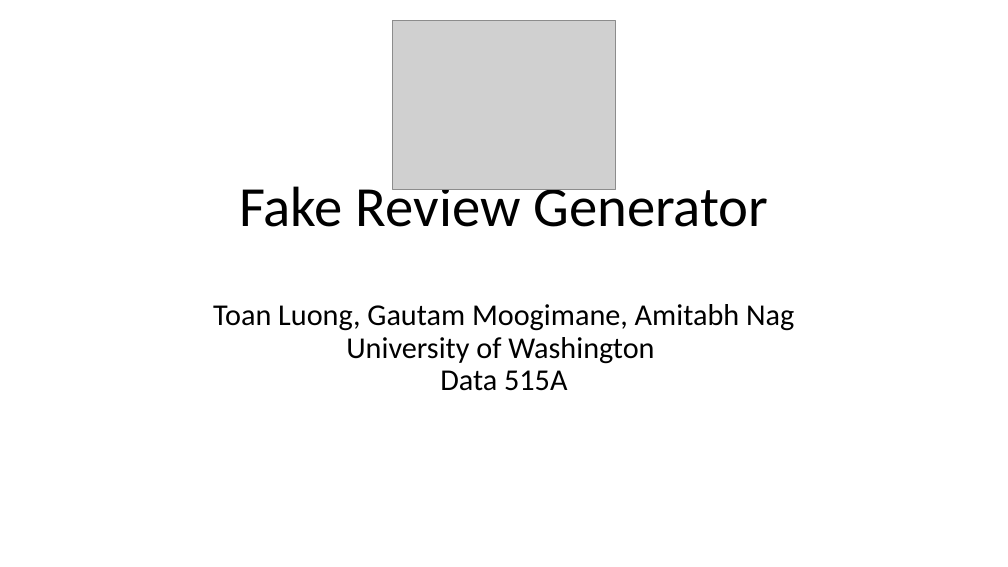
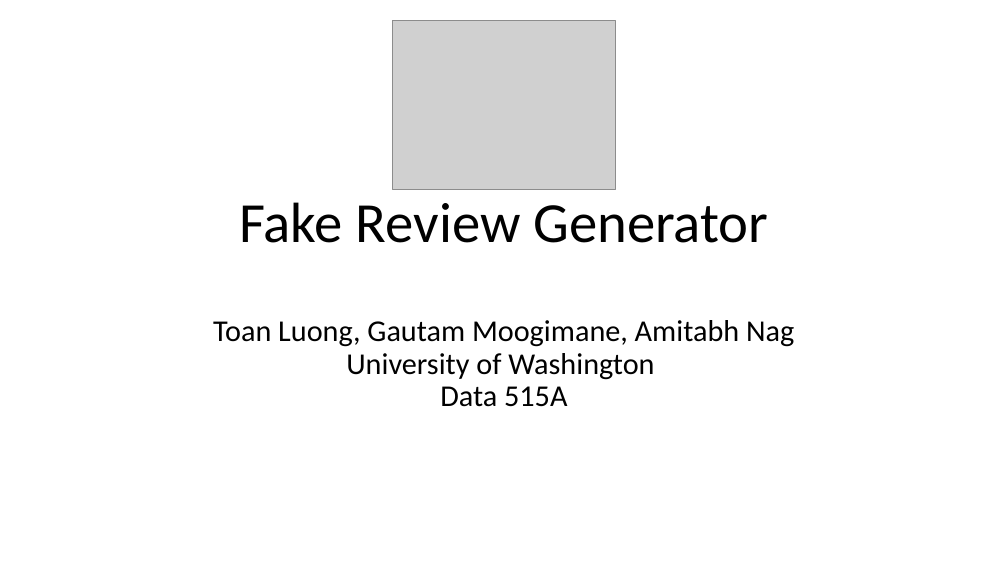
Before and after one commit to amitabhnag/FakeReviewGenerator, a slide deck: slide 1 of techreview/Fake Review Generator Technology Evaluation.pptx. Drawn at 1008x567 pixels with LibreOffice and Linux fonts; fonts in the diff are those of the drawing; grey boxes stand for pictures. Boxes give left, top, right and bottom in pixels: in the first picture for what was removed or moved away, otherwise in the second. Text is boxed around its words. In the diff, an @@ line names an element or a change of style, - is before the commit and + after.

```diff
--- a/techreview/Fake Review Generator Technology Evaluation.pptx
+++ b/techreview/Fake Review Generator Technology Evaluation.pptx
@@ title "Fake Review Generator Toan Luong, ..." rewrapped from (213, 178, 794, 391) to (213, 202, 794, 407) @@
```
Also in this commit, not shown: 2 other slides changed, 1 other file.
